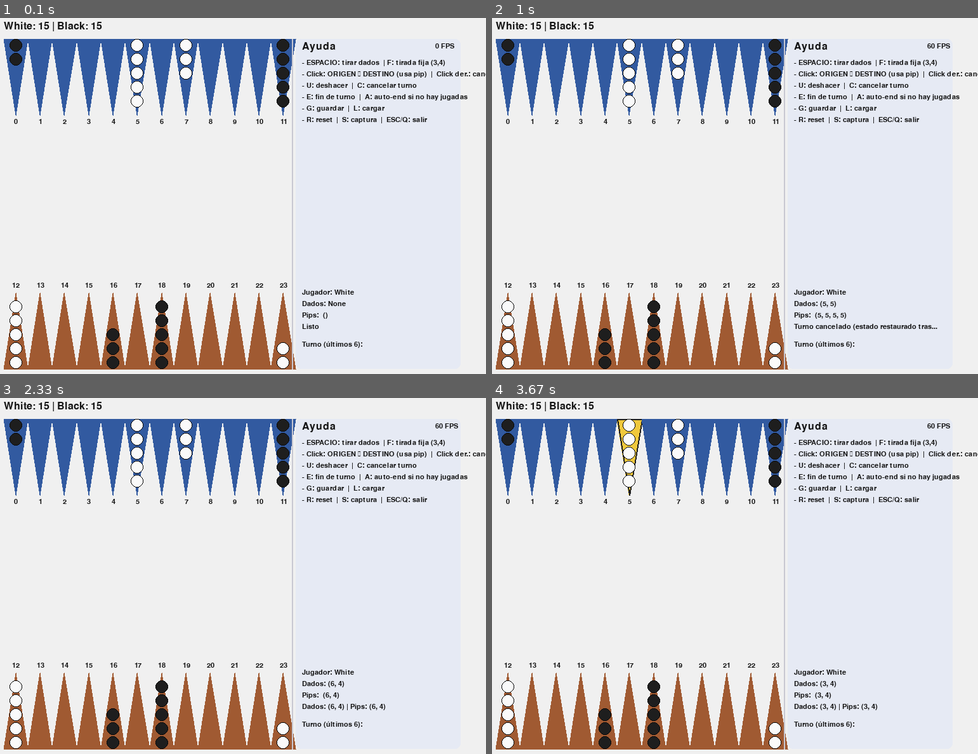
Above: before the commit, frames 1-4 (two rows, left to right).
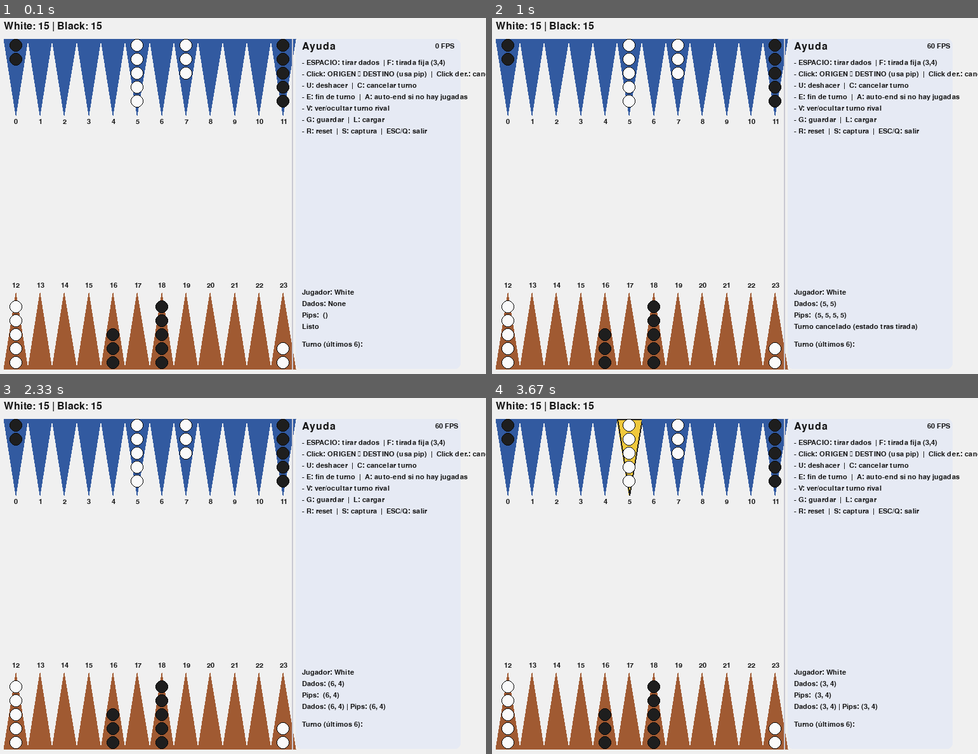
Above: after the commit, the same moments.

Repository: um-computacion/computacion-2025-backgammon-Macarena-Ardevol
Game: pygame game, started from backgammon/pygame_ui/__main__.py
Same seed, same stepped clock (60 frames per second), same inputs: the game is played once before the commit and once after it.
Inputs (mouse positions are in pixels of both pictures, inside the frame that each line leads up to):
- Up to frame 1 (0.1 s): no input
- Up to frame 2 (1 s): hold Space 0.33-0.87 s; hold A 0.33-0.87 s; tap C at 0.9 s
- Up to frame 3 (2.33 s): hold G 1.23-1.77 s; hold A 1.23-1.77 s; tap Space at 1.3, 1.6, 1.87, 2.17 s; tap E at 1.38 s; hold L from 1.8 s (still down); hold A from 1.8 s (still down)
- Up to frame 4 (3.67 s): release L at 2.33 s; release A at 2.33 s; click (642, 458) at 2.42 s; tap U at 2.7 s; tap R at 3.03 s; hold A from 3.37 s (still down); tap Space at 3.43 s; tap F at 3.52 s

The runs differ from the first frame. In frame 1, 0.5% of the frame differs, in the area x 62-88%, y 24-33%; in frame 2, 0.6%, in the area x 62-92%, y 24-88%; in frame 3, 0.5%; in frame 4, 0.5%.

Commit message:
UI: resaltar turno anterior (violeta) + toggle V; trails limpios al rotar; panel único

Diff:
--- a/backgammon/pygame_ui/__main__.py
+++ b/backgammon/pygame_ui/__main__.py
@@ -34,11 +34,13 @@
     GAP = 2
     BADGE_R = 10
 
-    RIVAL_LINE = (160, 80, 200)  # violeta para turno rival
-
     BOARD_LEFT = MARGIN
     BOARD_RIGHT = W - MARGIN - PANEL_W
     BOARD_W = BOARD_RIGHT - BOARD_LEFT
+
+    # Colores para trails
+    LAST_MOVE_CLR   = (20, 160, 120)   # última jugada mía (verde)
+    RIVAL_TURN_CLR  = (160, 80, 200)   # jugadas del turno anterior (violeta)
 
     # --- Helpers geom ---
     def tri_polygon_top(i, col_w):
@@ -74,6 +76,7 @@
 
     def current_color_int(game):
         p = game.current_player()
+        # Soporta Player con getters o atributo interno
         if hasattr(p, "get_color") and callable(p.get_color):
             color = p.get_color()
         else:
@@ -131,15 +134,20 @@
         selected_idx = None
         legal_dests = []      # [(dest, pip)]
         last_move = None      # (origin, dest, color, pip)
-        history = []          # snapshots por jugada (U)
+
+        # Historial/turnos
+        history = []                 # snapshots para U
         turn_start_snap = None
-        turn_moves = []       # ["7->4 (pip 3)", ...]
-        turn_moves_struct = []  # [(origin, dest, color, pip)]
-        rival_last_turn_moves = []  # jugadas del turno anterior del rival
+        turn_moves_text = []         # ["7->4 (pip 3)", ...]
+        turn_moves_struct = []       # [(o,d,color,pip), ...]
+        last_completed_turn_struct = []  # jugadas del turno anterior (del rival)
+        show_rival_trail = True      # toggle con 'V'
+
         message = ""
 
         def start_turn_and_reset_ui(roll_tuple=None):
-            nonlocal origin_idx, selected_idx, legal_dests, last_move, history, turn_start_snap, turn_moves, turn_moves_struct, message
+            nonlocal origin_idx, selected_idx, legal_dests, last_move
+            nonlocal history, turn_start_snap, turn_moves_text, turn_moves_struct, message
             if roll_tuple:
                 game.start_turn(roll_tuple)
             else:
@@ -148,7 +156,7 @@
             legal_dests = []
             last_move = None
             history.clear()
-            turn_moves.clear()
+            turn_moves_text.clear()
             turn_moves_struct.clear()
             turn_start_snap = snapshot_game(game, board)
             message = f"Dados: {game.last_roll()} | Pips: {game.pips()}"
@@ -164,22 +172,11 @@
             return str(SAVEFILE)
 
         def load_game():
-            nonlocal board, game, origin_idx, selected_idx, legal_dests, history, turn_moves, turn_moves_struct, last_move, message
             if not SAVEFILE.exists():
                 return None
             with open(SAVEFILE, "r", encoding="utf-8") as f:
                 data = json.load(f)
-            new_g = BackgammonGame.from_dict(data)
-            game = new_g
-            board = game.board()
-            origin_idx = selected_idx = None
-            legal_dests = []
-            history.clear()
-            turn_moves.clear()
-            turn_moves_struct.clear()
-            last_move = None
-            message = "Partida cargada"
-            return new_g
+            return BackgammonGame.from_dict(data)
 
         running = True
         while running:
@@ -206,6 +203,10 @@
                     elif event.key == pygame.K_q:
                         running = False
 
+                    elif event.key == pygame.K_v:
+                        show_rival_trail = not show_rival_trail
+                        message = "Resaltado del turno rival: " + ("ON" if show_rival_trail else "OFF")
+
                     elif event.key == pygame.K_SPACE:
                         start_turn_and_reset_ui()
 
@@ -214,13 +215,14 @@
 
                     elif event.key == pygame.K_e:
                         try:
-                            # Guardar las jugadas del turno que termina como "del rival" para el siguiente jugador
-                            rival_last_turn_moves = list(turn_moves_struct)
+                            # Guardamos las jugadas del turno actual como "turno anterior"
+                            last_completed_turn_struct = list(turn_moves_struct)
                             game.end_turn()
+                            # limpiar selección/estado de UI
                             origin_idx = selected_idx = None
                             legal_dests = []
                             history.clear()
-                            turn_moves.clear()
+                            turn_moves_text.clear()
                             turn_moves_struct.clear()
                             last_move = None
                             message = "Turno finalizado"
@@ -229,13 +231,14 @@
 
                     elif event.key == pygame.K_a:
                         if hasattr(game, "auto_end_turn"):
-                            ok = game.auto_end_turn()
-                            if ok:
-                                rival_last_turn_moves = list(turn_moves_struct)
+                            # Si rota, el turno anterior pasa a ser lo que se jugó (si algo se jugó)
+                            rotated = game.auto_end_turn()
+                            if rotated:
+                                last_completed_turn_struct = list(turn_moves_struct)
                                 origin_idx = selected_idx = None
                                 legal_dests = []
                                 history.clear()
-                                turn_moves.clear()
+                                turn_moves_text.clear()
                                 turn_moves_struct.clear()
                                 last_move = None
                                 message = "Sin jugadas → turno rotado"
@@ -246,8 +249,8 @@
                         if history:
                             snap = history.pop()
                             restore_game(game, board, snap)
-                            if turn_moves:
-                                turn_moves.pop()
+                            if turn_moves_text:
+                                turn_moves_text.pop()
                             if turn_moves_struct:
                                 turn_moves_struct.pop()
                             origin_idx = selected_idx = None
@@ -260,12 +263,12 @@
                         if turn_start_snap is not None:
                             restore_game(game, board, turn_start_snap)
                             history.clear()
-                            turn_moves.clear()
+                            turn_moves_text.clear()
                             turn_moves_struct.clear()
                             origin_idx = selected_idx = None
                             legal_dests = []
                             last_move = None
-                            message = "Turno cancelado (estado restaurado tras la tirada)"
+                            message = "Turno cancelado (estado tras tirada)"
                         else:
                             message = "No hay tirada activa para cancelar"
 
@@ -278,10 +281,10 @@
                         origin_idx = selected_idx = None
                         legal_dests = []
                         history.clear()
-                        turn_moves.clear()
+                        turn_moves_text.clear()
                         turn_moves_struct.clear()
                         last_move = None
-                        rival_last_turn_moves = []
+                        last_completed_turn_struct = []
                         message = "Tablero reseteado (tirar con ESPACIO/F)"
 
                     elif event.key == pygame.K_s:
@@ -290,6 +293,7 @@
                         pygame.image.save(screen, fn)
                         message = f"Captura guardada: {fn}"
 
+                    # Guardar / Cargar
                     elif event.key == pygame.K_g:
                         fn = save_game()
                         message = f"Guardado: {fn}"
@@ -298,6 +302,18 @@
                         new_g = load_game()
                         if new_g is None:
                             message = "No hay guardado para cargar"
+                        else:
+                            game = new_g
+                            board = game.board()
+                            origin_idx = selected_idx = None
+                            legal_dests = []
+                            history.clear()
+                            turn_moves_text.clear()
+                            turn_moves_struct.clear()
+                            last_move = None
+                            # Nota: no persistimos trails; se limpian al cargar
+                            last_completed_turn_struct = []
+                            message = "Partida cargada"
 
                 elif event.type == pygame.MOUSEBUTTONDOWN:
                     # Click derecho: cancelar selección
@@ -339,7 +355,7 @@
                                         else:
                                             message = f"Origen: {origin_idx} | Pips: {pips}"
                         else:
-                            # Sólo destinos legales
+                            # Sólo destinos de la lista legal
                             legal_set = {d for (d, _) in legal_dests}
                             if not legal_dests or idx_hover not in legal_set:
                                 message = f"No permitido: {origin_idx}->{idx_hover}"
@@ -355,19 +371,19 @@
                             history.append(snapshot_game(game, board))
                             real_dest = game.apply_move(origin_idx, pip)
                             last_move = (origin_idx, real_dest, cur_color, pip)
-                            turn_moves.append(f"{origin_idx}->{real_dest} (pip {pip})")
-                            turn_moves_struct.append(last_move)
+                            turn_moves_text.append(f"{origin_idx}->{real_dest} (pip {pip})")
+                            turn_moves_struct.append((origin_idx, real_dest, cur_color, pip))
                             message = f"Move: {origin_idx}->{real_dest} (pip {pip}) | Pips: {game.pips()}"
 
                             origin_idx = None
                             selected_idx = None
                             legal_dests = []
 
-            # ---- Dibujo de tablero ----
+            # ---- Dibujo ----
             screen.fill(BG)
             col_w = BOARD_W / 12
 
-            # Triángulos (arriba)
+            # Triángulos superiores
             for i in range(12):
                 poly = tri_polygon_top(i, col_w)
                 color = SELECT if i == origin_idx else (HILIGHT if i == idx_hover else TOP_CLR)
@@ -376,7 +392,7 @@
                 if border_w:
                     pygame.draw.polygon(screen, OUTLINE, poly, width=border_w)
 
-            # Triángulos (abajo)
+            # Triángulos inferiores
             for i in range(12):
                 idx = 12 + i
                 poly = tri_polygon_bottom(i, col_w)
@@ -442,21 +458,21 @@
             for i in range(12, 24):
                 draw_stack(i, False)
 
-            # Último movimiento del jugador actual (línea verde)
+            # Último movimiento propio (línea)
             if last_move is not None:
                 o, d, _, _ = last_move
                 x0, y0 = tri_center(o, col_w)
                 x1, y1 = tri_center(d, col_w)
-                pygame.draw.line(screen, (20, 160, 120), (x0, y0), (x1, y1), width=4)
-
-            # Turno anterior del rival: trazar líneas en violeta
-            if rival_last_turn_moves:
-                for (o, d, _, _) in rival_last_turn_moves:
+                pygame.draw.line(screen, LAST_MOVE_CLR, (x0, y0), (x1, y1), width=4)
+
+            # Jugadas del turno anterior (rival), si están habilitadas
+            if show_rival_trail and last_completed_turn_struct:
+                for (o, d, _color, _pip) in last_completed_turn_struct:
                     x0, y0 = tri_center(o, col_w)
                     x1, y1 = tri_center(d, col_w)
-                    pygame.draw.line(screen, RIVAL_LINE, (x0, y0), (x1, y1), width=3)
-
-            # ---- Panel lateral (estado + ayuda + lista turno) ----
+                    pygame.draw.line(screen, RIVAL_TURN_CLR, (x0, y0), (x1, y1), width=3)
+
+            # Panel lateral (único)
             panel_x = W - MARGIN - PANEL_W
             pygame.draw.rect(screen, BG_PANEL, pygame.Rect(panel_x, MARGIN, PANEL_W, H - 2 * MARGIN), border_radius=8)
             pygame.draw.line(screen, SEP, (panel_x - 6, MARGIN), (panel_x - 6, H - MARGIN), 2)
@@ -470,6 +486,7 @@
                 "- Click: ORIGEN → DESTINO (usa pip)  |  Click der.: cancelar",
                 "- U: deshacer  |  C: cancelar turno",
                 "- E: fin de turno  |  A: auto-end si no hay jugadas",
+                "- V: ver/ocultar turno rival",
                 "- G: guardar  |  L: cargar",
                 "- R: reset  |  S: captura  |  ESC/Q: salir",
             ]
@@ -478,7 +495,7 @@
                 surf = font_small.render(line, True, TXT)
                 screen.blit(surf, (panel_x + 10, y)); y += 18
 
-            # Estado (bloque 1)
+            # Estado
             cur_lbl = owner_label(current_color_int(game))
             roll = game.last_roll()
             pips_txt = str(game.pips())
@@ -487,17 +504,17 @@
             screen.blit(font_small.render(f"Dados: {roll}",   True, TXT), (panel_x + 10, state_y));    state_y += 18
             screen.blit(font_small.render(f"Pips:  {pips_txt}",True, TXT), (panel_x + 10, state_y));   state_y += 18
 
-            # Mensaje (bloque 2) — una sola línea, truncada
+            # Mensaje de estado (una sola línea)
             msg_txt = (message or "Listo")
             if len(msg_txt) > 42:
                 msg_txt = msg_txt[:39] + "..."
             screen.blit(font_small.render(msg_txt, True, TXT), (panel_x + 10, state_y)); state_y += 12
 
-            # Lista de movimientos (bloque 3)
+            # Lista de movimientos del turno (máx. 6, más nuevo arriba)
             list_title_y = state_y + 16
             screen.blit(font_small.render("Turno (últimos 6):", True, TXT), (panel_x + 10, list_title_y))
             y_list = list_title_y + 16
-            for mv in turn_moves[-6:][::-1]:
+            for mv in turn_moves_text[-6:][::-1]:
                 if y_list > H - MARGIN - 6:
                     break
                 screen.blit(font_small.render(f"• {mv}", True, TXT), (panel_x + 14, y_list))
